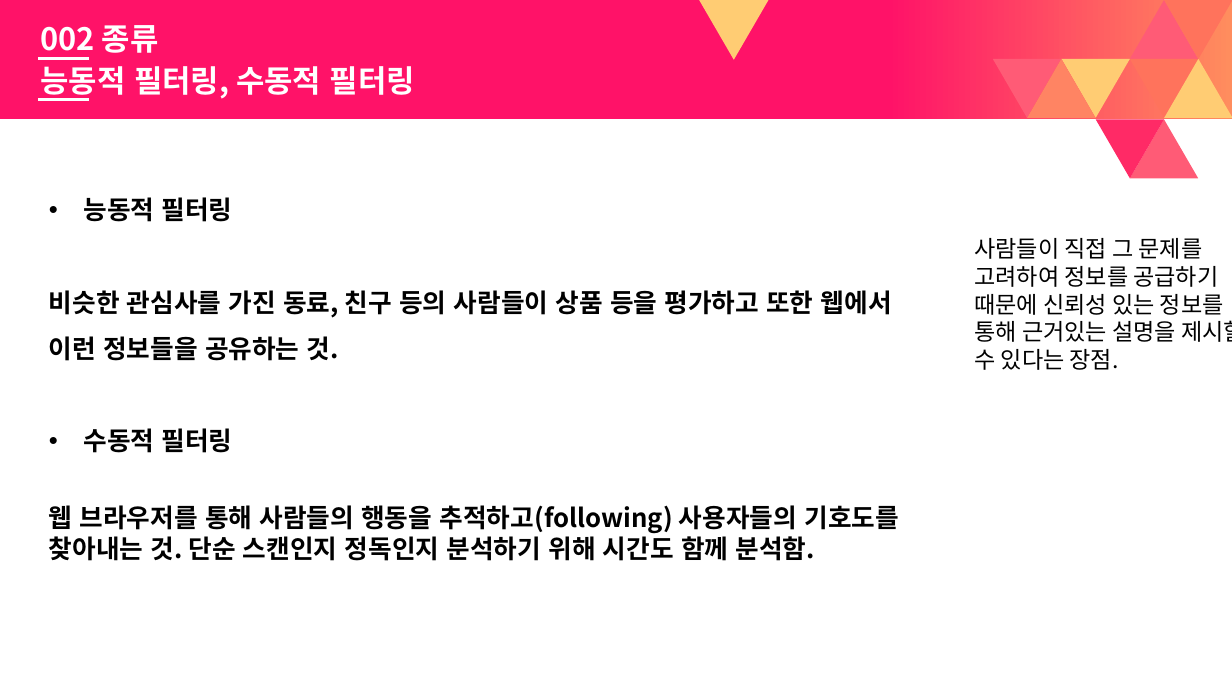
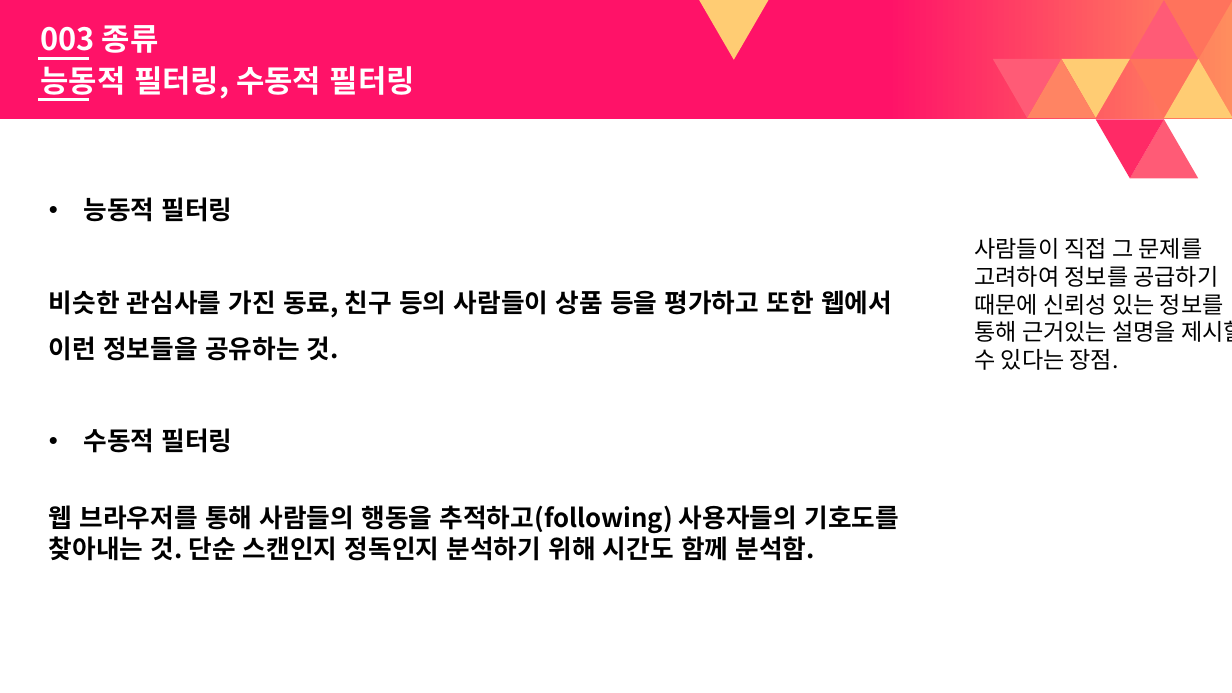
Before and after one commit to vlufoot/smu_team_6, a slide deck: slide 16 of 빅데이터 Presentation darft.pptx. Drawn at 1232x693 pixels with LibreOffice and Linux fonts; fonts in the diff are those of the drawing. Boxes give left, top, right and bottom in pixels: in the first picture for what was removed or moved away, otherwise in the second. Text is boxed around its words. In the diff, an @@ line names an element or a change of style, - is before the commit and + after.

```diff
--- a/빅데이터 Presentation darft.pptx
+++ b/빅데이터 Presentation darft.pptx
@@ text at <box>40,25,159,58</box>: text changed @@
-002 종류
+003 종류
```
Also in this commit, not shown: 17 other slides changed, 13 slides added.
